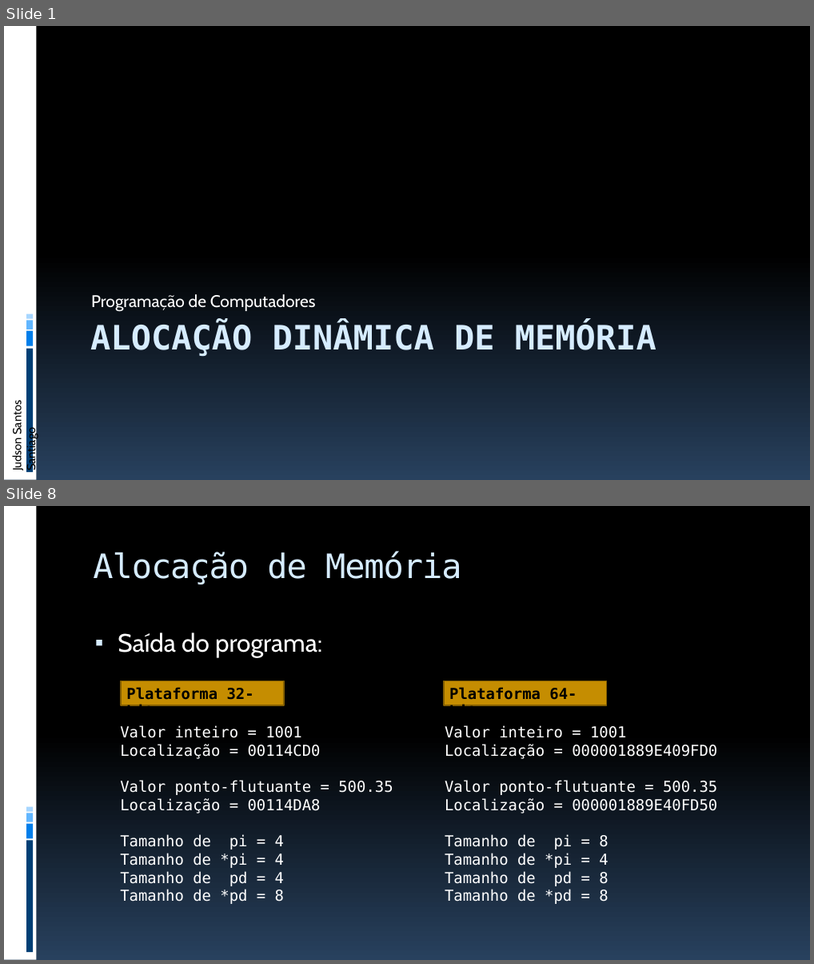
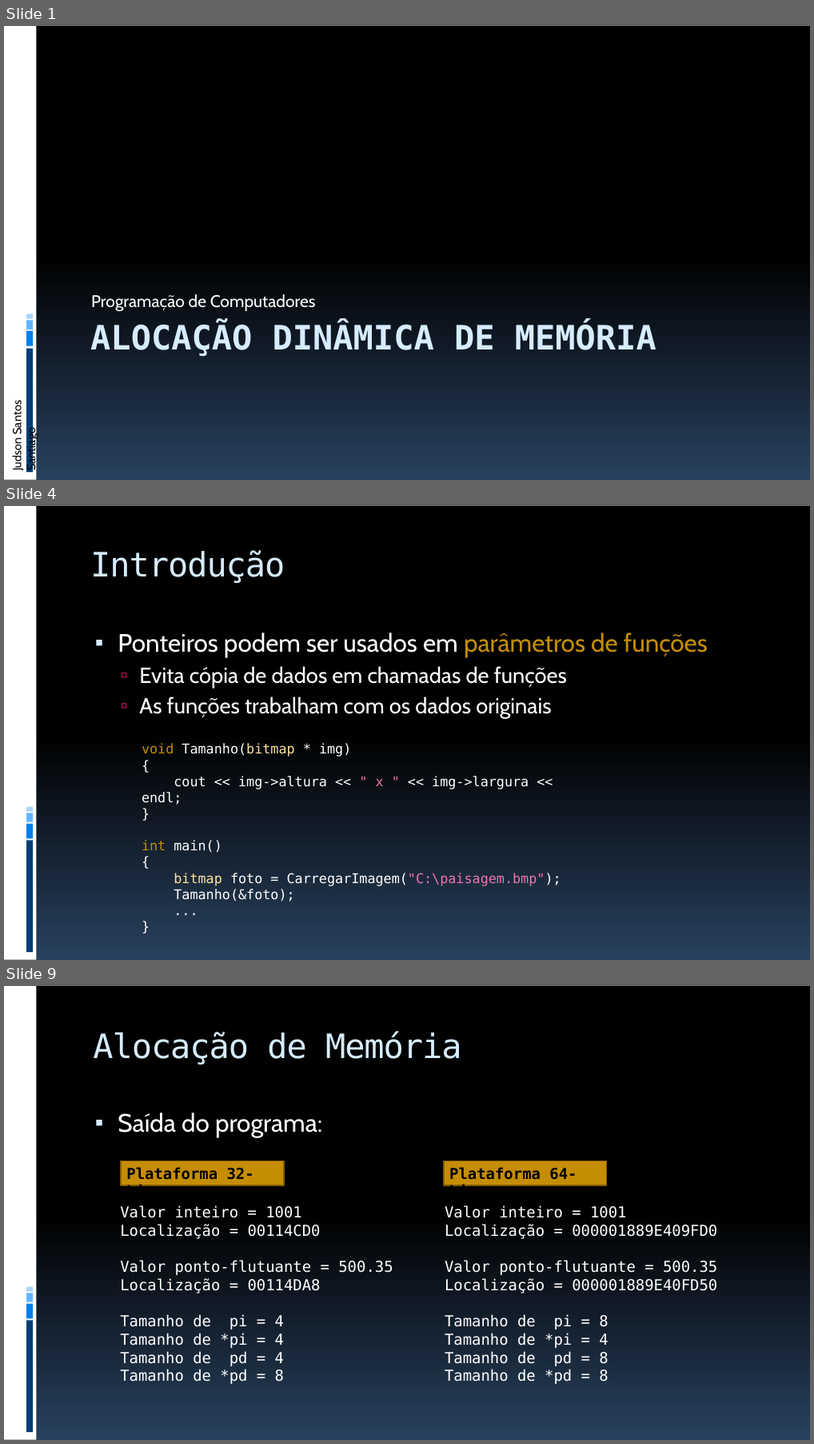
Before and after one commit to JudsonSS/ProgComp, a slide deck: Slides/15. Alocação Dinâmica de Memória.pptx. Shown one above the other, each under a label of ours: slides 1 and 8 before the commit, slides 1, 4 and 9 after it; the slides between them are not shown. The pictures are 814x964 and 814x1444 pixels, drawn with LibreOffice and Linux fonts; fonts in the diff are those of the drawing; background and template pictures are left out. Boxes give left, top, right and bottom in pixels: in the first picture for what was removed or moved away, otherwise in the second. Text is boxed around its words. In the diff, an @@ line names an element or a change of style, - is before the commit and + after.

```diff
--- a/Slides/15. Alocação Dinâmica de Memória.pptx
+++ b/Slides/15. Alocação Dinâmica de Memória.pptx
@@ slide 4 added at (x1=4, y1=506, x2=810, y2=960), background gradient #000000 to #28415E; not listed: 5 template elements that a slide beside it also shows @@
@@ title added at (x1=90, y1=550, x2=285, y2=583), 40 pt, text #D6ECFF @@
+Introdução
@@ text added at (x1=118, y1=632, x2=708, y2=719), 26 pt, text #FFFFFF @@
+▪ Ponteiros podem ser usados em parâmetros de funções
+  ▫ Evita cópia de dados em chamadas de funções
+  ▫ As funções trabalham com os dados originais
@@ text added at (x1=142, y1=743, x2=562, y2=901), 16 pt, text #FFFFFF @@
+void Tamanho(bitmap * img)
+{
+cout << img->altura << " x " << img->largura << endl;
+}
+int main()
+{
+bitmap foto = CarregarImagem("C:\paisagem.bmp");
+Tamanho(&foto);
+...
+}
@@ what was slide 8 is now slide 9 @@
```
Also in this commit, not shown: 12 slides changed.
